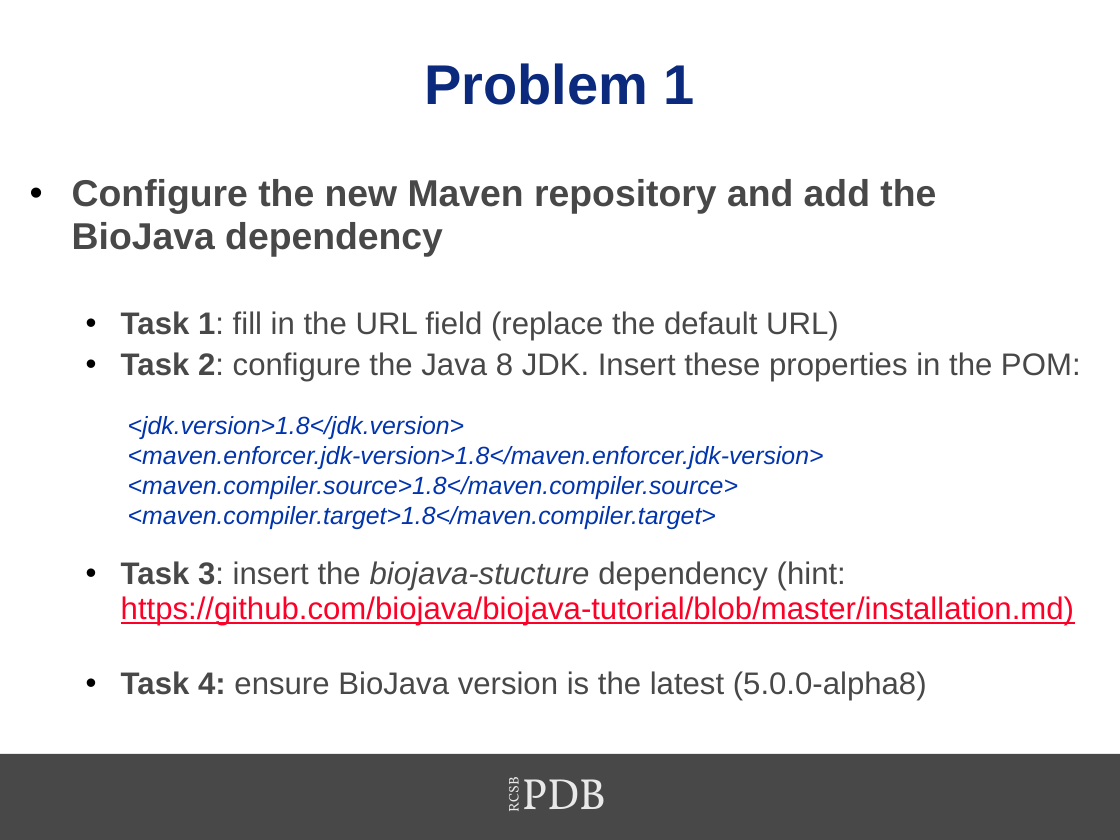
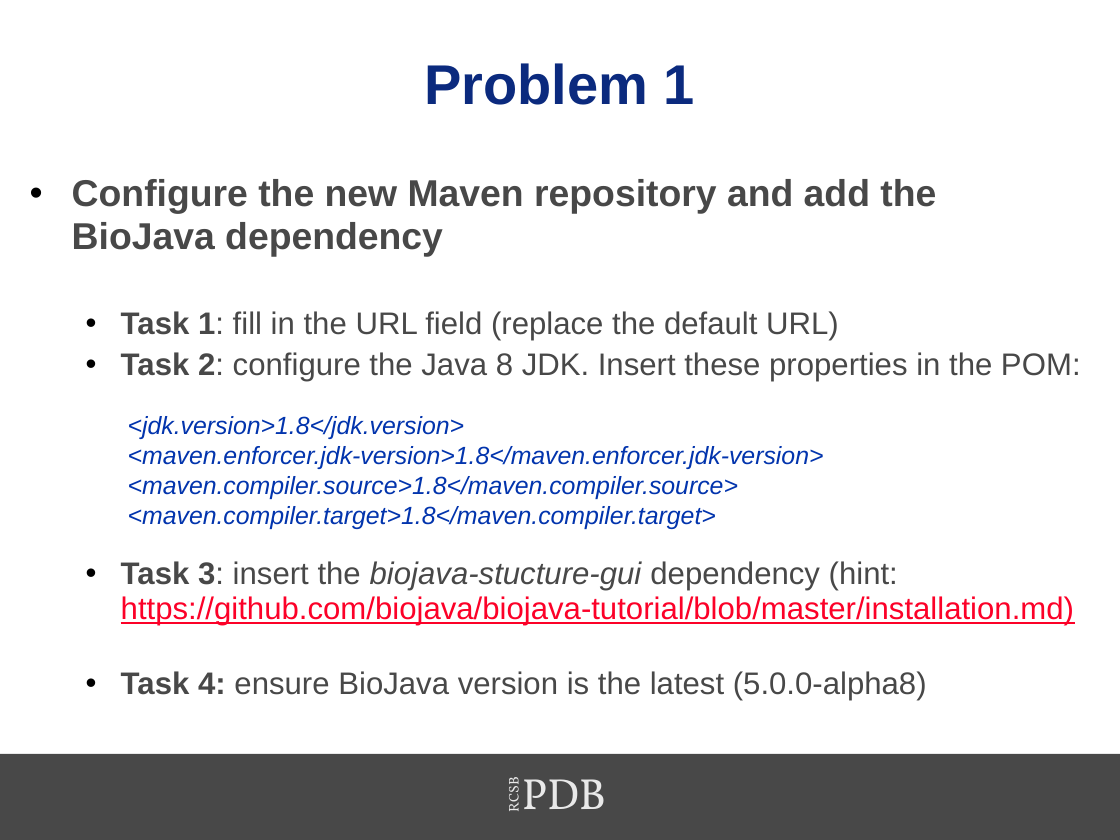
Before and after one commit to sbl-sdsc/mmtf-workshop-2017, a slide deck: slide 12 of 6-biojava/MMTF2017-BioJava.pptx (slide 11 before the commit). Drawn at 1120x840 pixels with LibreOffice and Linux fonts; fonts in the diff are those of the drawing; background and template pictures are left out. Boxes give left, top, right and bottom in pixels: in the first picture for what was removed or moved away, otherwise in the second. Text is boxed around its words. In the diff, an @@ line names an element or a change of style, - is before the commit and + after.

```diff
--- a/6-biojava/MMTF2017-BioJava.pptx
+++ b/6-biojava/MMTF2017-BioJava.pptx
@@ text at <box>121,561,1074,626</box>: text changed @@
-  • Task 3: insert the biojava-stucture dependency (hint: https://github.com/biojava/biojava-tutorial/blob/master/installation.md)
+  • Task 3: insert the biojava-stucture-gui dependency (hint: https://github.com/biojava/biojava-tutorial/blob/master/installation.md)
```
Also in this commit, not shown: 5 other slides changed, 2 slides added, 1 slide removed.
